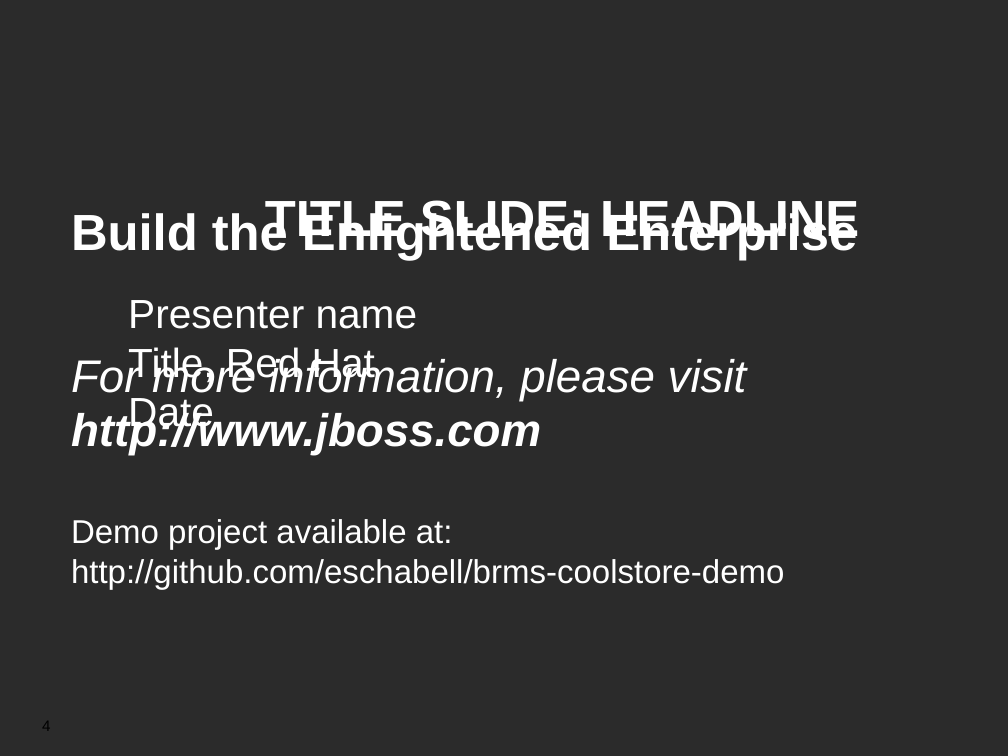
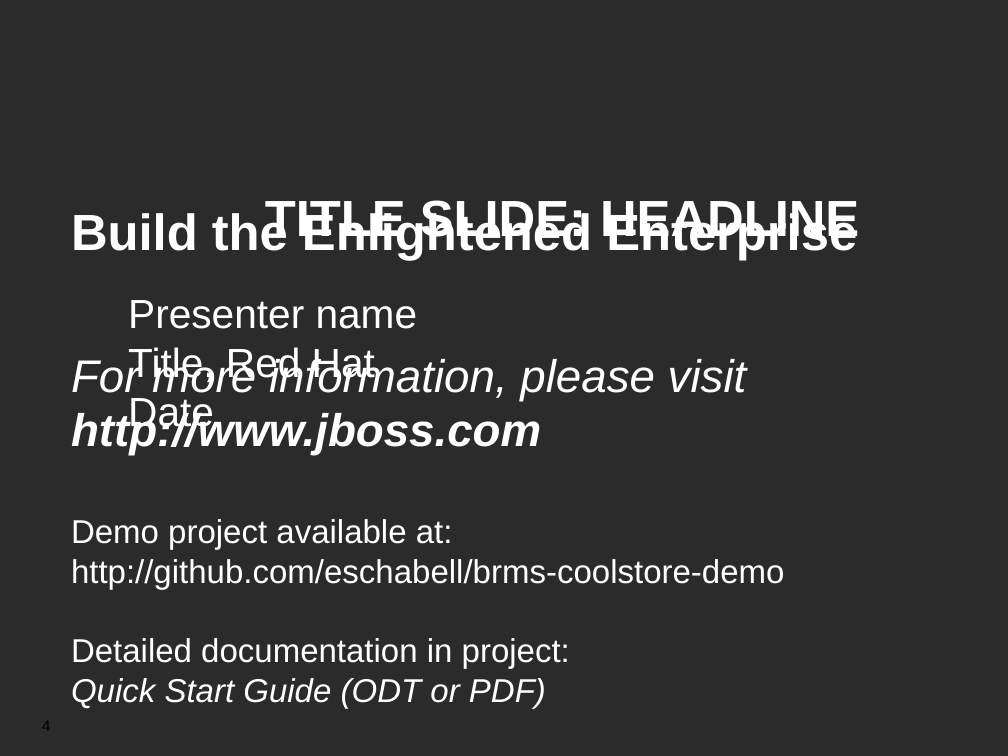
Before and after one commit to jbossdemocentral/brms-coolstore-demo, a slide deck: slide 4 of Demo Overview.odp. Drawn at 1008x756 pixels with LibreOffice and Linux fonts; fonts in the diff are those of the drawing; background and template pictures are left out; a plain dark background stands for a picture behind light text. Boxes give left, top, right and bottom in pixels: in the first picture for what was removed or moved away, otherwise in the second. Text is boxed around its words. In the diff, an @@ line names an element or a change of style, - is before the commit and + after.

Commit message:
More docs added to slides.

```diff
--- a/Demo Overview.odp
+++ b/Demo Overview.odp
@@ text at (x1=71, y1=638, x2=570, y2=708): paragraphs added @@
+Detailed documentation in project:
+Quick Start Guide (ODT or PDF)
```
Also in this commit, not shown: 1 other file.
